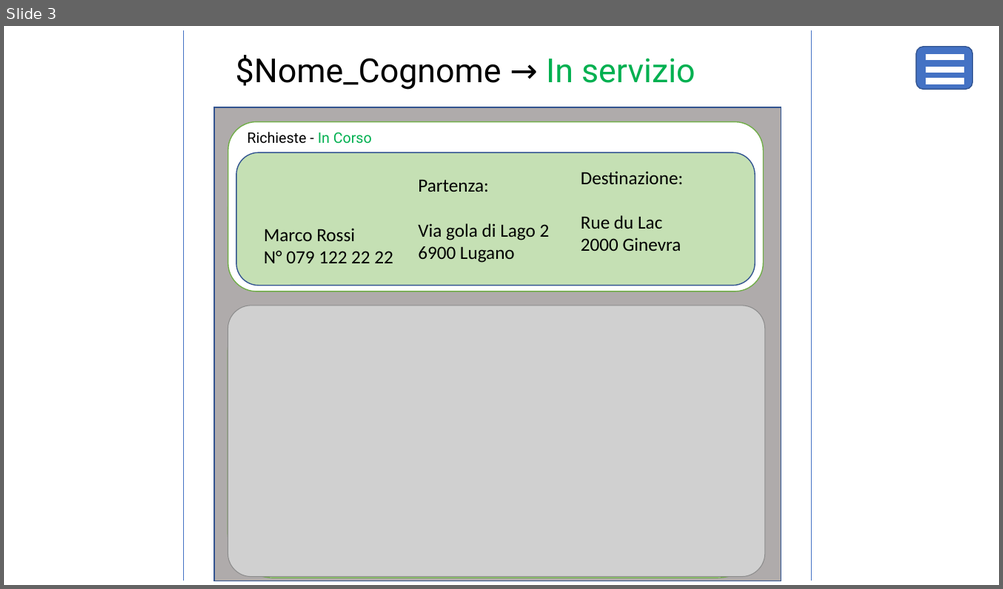
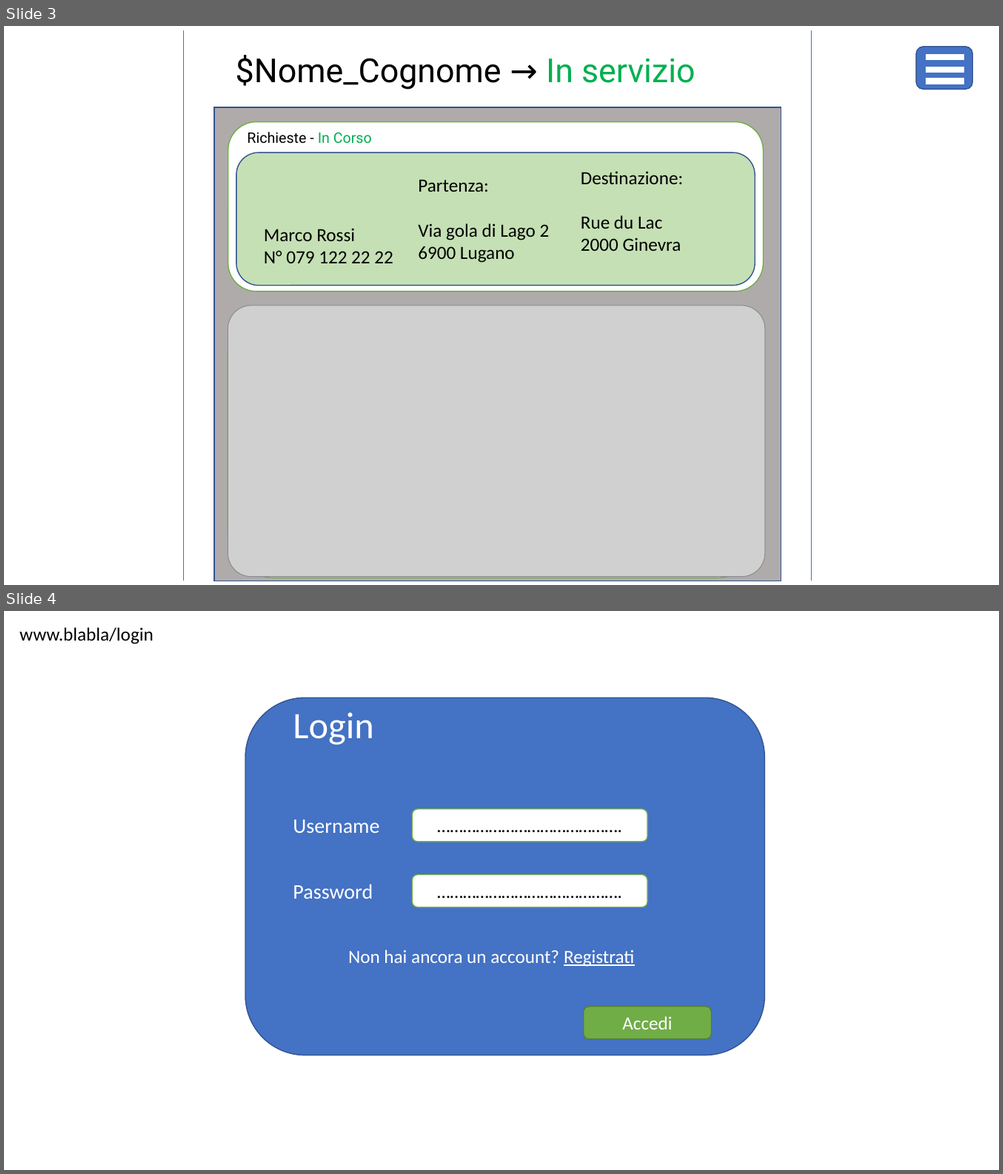
Before and after one commit to giada-pintos/progetto_m306, a slide deck: Mockup Taxi App.pptx. Shown one above the other, each under a label of ours: slide 3 before the commit, slides 3 and 4 after it. The pictures are 1003x589 and 1003x1174 pixels, drawn with LibreOffice and Linux fonts; fonts in the diff are those of the drawing; grey boxes stand for pictures. Boxes give left, top, right and bottom in pixels: in the first picture for what was removed or moved away, otherwise in the second. Text is boxed around its words. In the diff, an @@ line names an element or a change of style, - is before the commit and + after.

```diff
--- a/Mockup Taxi App.pptx
+++ b/Mockup Taxi App.pptx
@@ slide 4 added at bbox=[4, 611, 999, 1170], background #FFFFFF @@
@@ text added at bbox=[20, 627, 153, 644], 18 pt, text #000000 @@
+www.blabla/login
@@ rounded rectangle added at bbox=[245, 698, 764, 1056], fill #4472C4, outline #325491 1 pt @@
@@ text added at bbox=[293, 712, 373, 745], 36 pt, text #FFFFFF @@
+Login
@@ rounded rectangle added at bbox=[412, 809, 647, 843], fill #FFFFFF, outline #70AD47 1 pt, 18 pt, text #000000 @@
+…………………………………….
@@ text added at bbox=[293, 820, 379, 833], 20 pt, text #FFFFFF @@
+Username
@@ rounded rectangle added at bbox=[412, 875, 647, 908], fill #FFFFFF, outline #70AD47 1 pt, 18 pt, text #000000 @@
+…………………………………….
@@ text added at bbox=[293, 884, 373, 899], 20 pt, text #FFFFFF @@
+Password
@@ text added at bbox=[348, 950, 634, 967], 18 pt, text #FFFFFF @@
+Non hai ancora un account? Registrati
@@ rounded rectangle added at bbox=[583, 1007, 711, 1040], fill #70AD47, outline #538035 1 pt, 18 pt, text #FFFFFF @@
+Accedi
```
Also in this commit, not shown: 1 other slide added.
